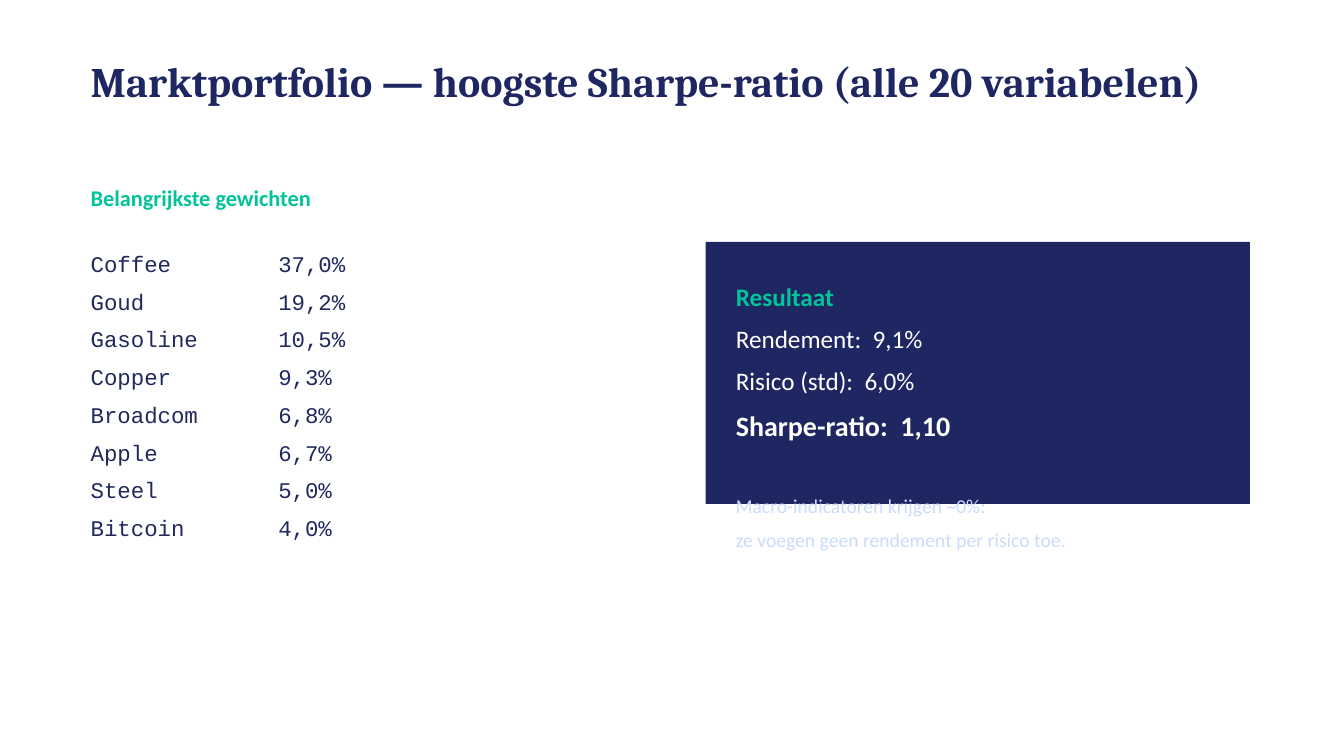
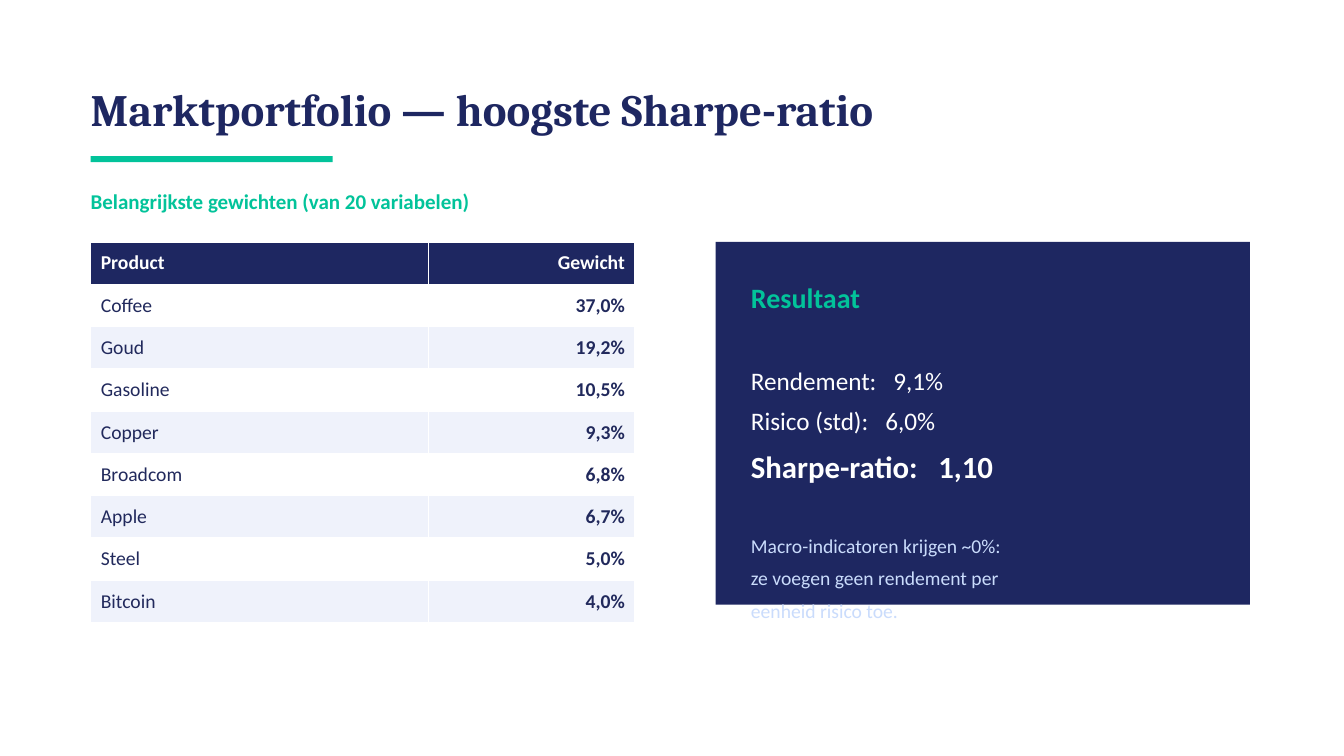
Before and after one commit to michaelraykuster-spec/Werkplaats-2-opdracht-Groep-3, a slide deck: slide 9 of Werkplaats2_Groep3_Eindpresentatie.pptx. Drawn at 1344x756 pixels with LibreOffice and Linux fonts; fonts in the diff are those of the drawing. Boxes give left, top, right and bottom in pixels: in the first picture for what was removed or moved away, otherwise in the second. Text is boxed around its words. In the diff, an @@ line names an element or a change of style, - is before the commit and + after.

```diff
--- a/Werkplaats2_Groep3_Eindpresentatie.pptx
+++ b/Werkplaats2_Groep3_Eindpresentatie.pptx
@@ text "Marktportfolio — hoogste Sharpe-ratio" at [91, 94, 873, 136]: vertical alignment top to middle @@
@@ text at [91, 94, 873, 136]: text changed; size 30 to 32 pt @@
-Marktportfolio — hoogste Sharpe-ratio (alle 20 variabelen)
+Marktportfolio — hoogste Sharpe-ratio
@@ rectangle added at [91, 156, 333, 162], fill #02C39A @@
@@ text at [91, 193, 469, 213]: text changed; size 16 to 15 pt @@
-Belangrijkste gewichten
+Belangrijkste gewichten (van 20 variabelen)
@@ text removed at [91, 256, 345, 540] @@
-Coffee 37,0%
-Goud 19,2%
-Gasoline 10,5%
-Copper 9,3%
-Broadcom 6,8%
-Apple 6,7%
-Steel 5,0%
-Bitcoin 4,0%
@@ table added at [91, 242, 635, 623], 9 rows, 2 columns @@
+Product | Gewicht
+Coffee | 37,0%
+Goud | 19,2%
+Gasoline | 10,5%
+Copper | 9,3%
+Broadcom | 6,8%
+Apple | 6,7%
+Steel | 5,0%
+Bitcoin | 4,0%
@@ rectangle: place and size @@
-rectangle at [706, 242, 1250, 504]
+rectangle at [716, 242, 1250, 605]
@@ text "Resultaat": place and size @@
-text "Resultaat" at [736, 288, 1065, 550]
+text "Resultaat" at [751, 372, 1001, 618]
@@ text at [751, 372, 1001, 557]: size 18 to 20 pt in "Resultaat"; size 20 to 22 pt in "Sharpe-ratio: 1,10"; line spacing 1.3 to 1.25 @@
@@ text at [751, 571, 998, 618]: text changed @@
-ze voegen geen rendement per risico toe.
+ze voegen geen rendement per
+eenheid risico toe.
```
Also in this commit, not shown: 8 other slides changed.
